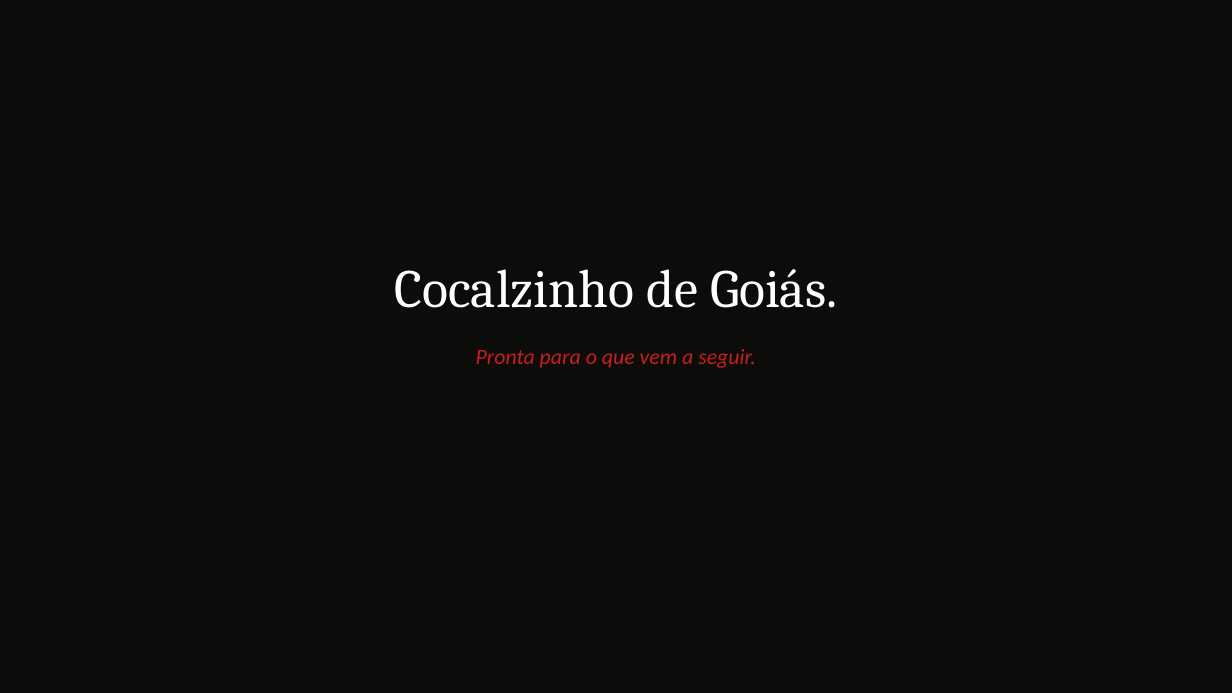
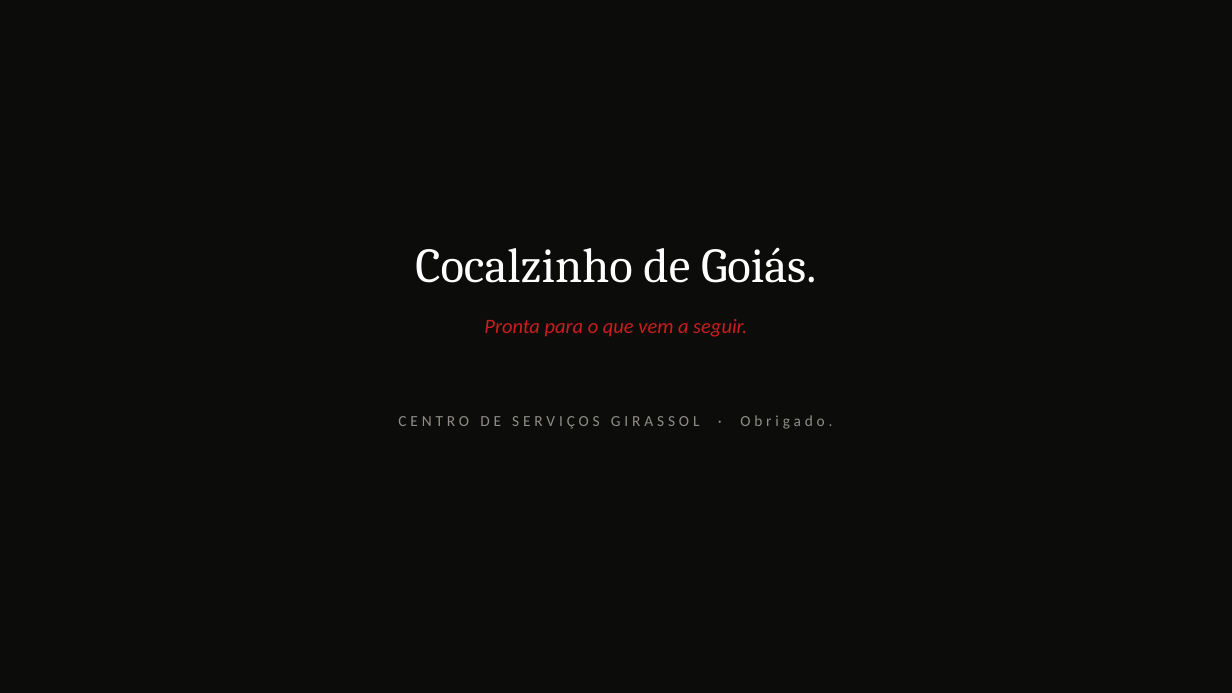
Before and after one commit to vlogronaldooliveira/github-slideshow, a slide deck: slide 15 of assets/girassol/Centro-de-Servicos-Girassol-Cocalzinho.pptx (slide 27 before the commit). Drawn at 1232x693 pixels with LibreOffice and Linux fonts; fonts in the diff are those of the drawing. Boxes give left, top, right and bottom in pixels: in the first picture for what was removed or moved away, otherwise in the second. Text is boxed around its words. In the diff, an @@ line names an element or a change of style, - is before the commit and + after.

```diff
--- a/assets/girassol/Centro-de-Servicos-Girassol-Cocalzinho.pptx
+++ b/assets/girassol/Centro-de-Servicos-Girassol-Cocalzinho.pptx
@@ text "Cocalzinho de Goiás." moved from (x1=394, y1=269, x2=837, y2=308) to (x1=415, y1=247, x2=816, y2=283) @@
@@ text "Cocalzinho de Goiás." at (x1=415, y1=247, x2=816, y2=283): size 42 to 38 pt @@
@@ text "Pronta para o que vem ..." moved from (x1=476, y1=349, x2=756, y2=368) to (x1=484, y1=319, x2=747, y2=337) @@
@@ text "Pronta para o que vem ..." at (x1=484, y1=319, x2=747, y2=337): size 17 to 16 pt @@
@@ text added at (x1=398, y1=415, x2=832, y2=429), 12 pt, text #8F8D87 @@
+CENTRO DE SERVIÇOS GIRASSOL · Obrigado.
```
Also in this commit, not shown: 9 other slides changed, 1 slide added, 14 slides removed.
